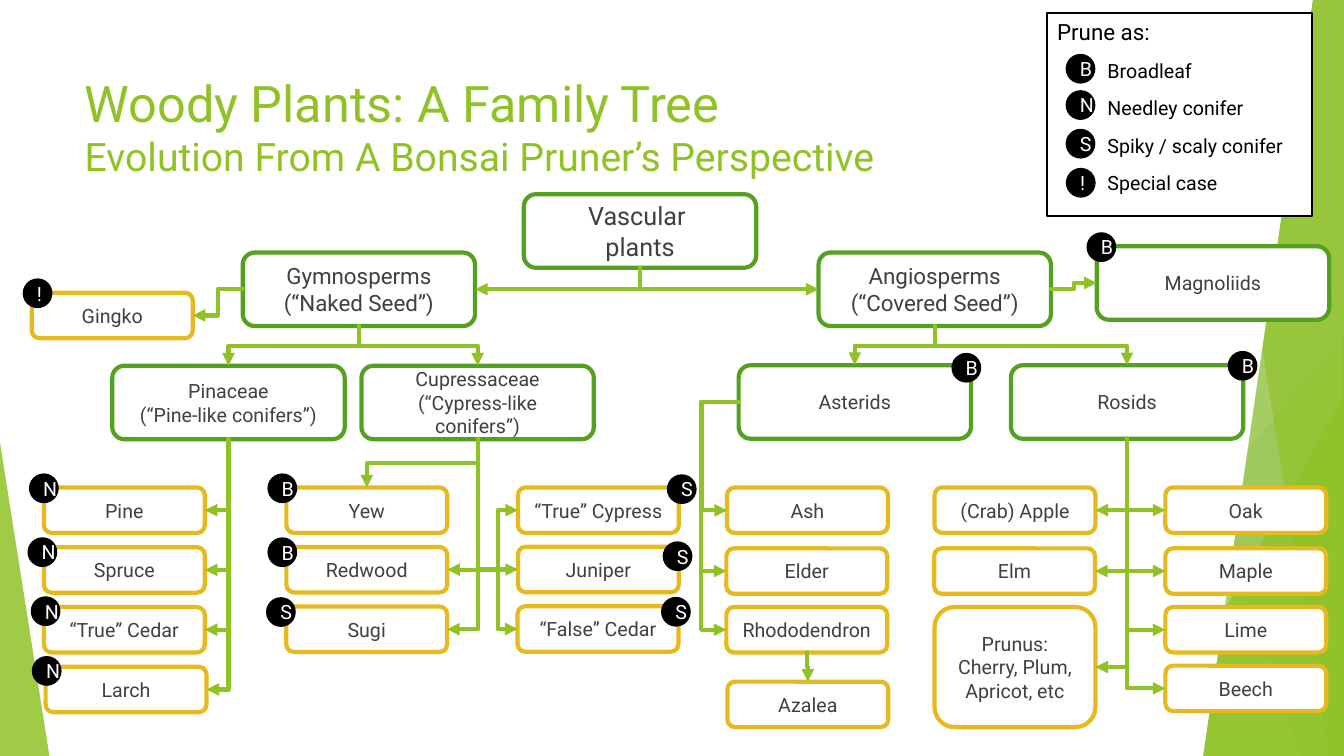
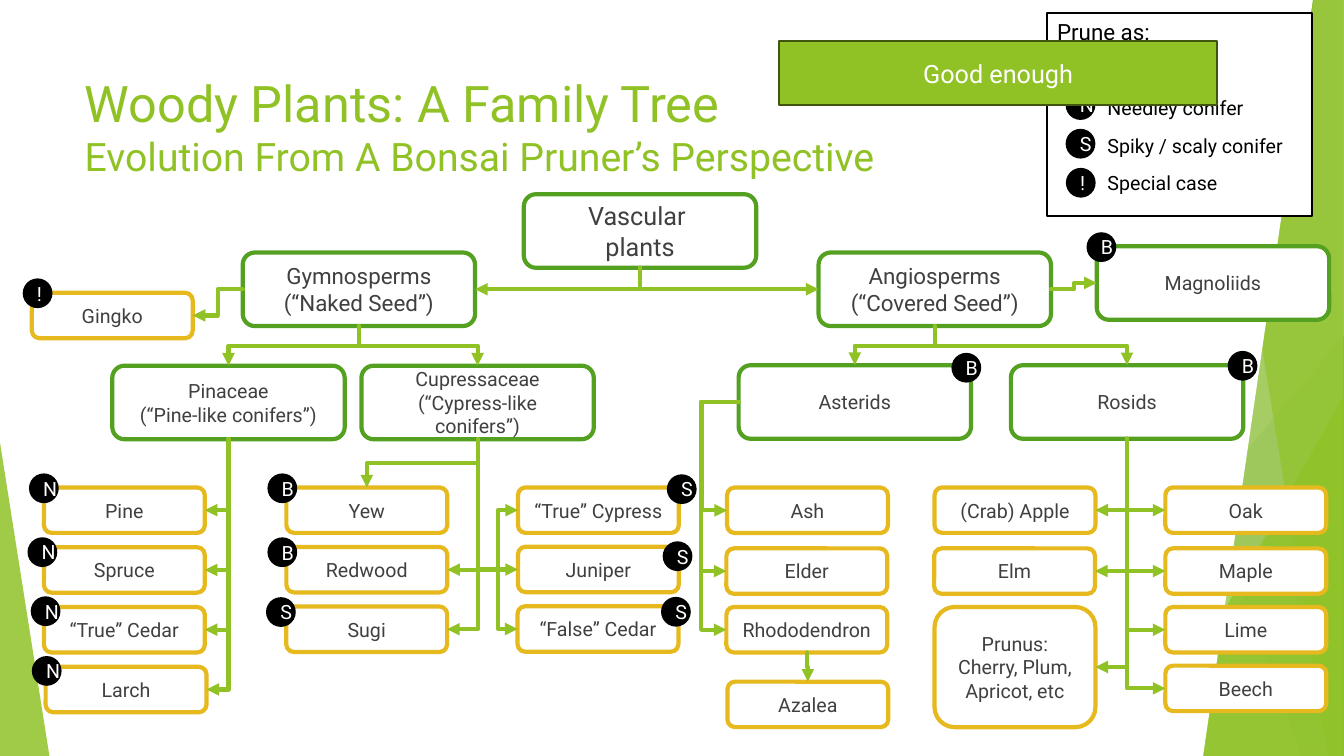
Before and after one commit to AlexLabram/Bonsai, a slide deck: slide 26 of Courseware/Bonsai On A Budget (running).pptx. Drawn at 1344x756 pixels with LibreOffice and Linux fonts; fonts in the diff are those of the drawing. Boxes give left, top, right and bottom in pixels: in the first picture for what was removed or moved away, otherwise in the second. Text is boxed around its words. In the diff, an @@ line names an element or a change of style, - is before the commit and + after.

```diff
--- a/Courseware/Bonsai On A Budget (running).pptx
+++ b/Courseware/Bonsai On A Budget (running).pptx
@@ rectangle added at (779, 41, 1217, 106), fill #90C226, outline #3F5511 1.5 pt, 18 pt, text #FFFFFF @@
+Good enough
@@ ellipse removed at (1066, 53, 1096, 84) @@
-B
```
Also in this commit, not shown: 1 other slide changed, 1 slide added, 1 other file.
